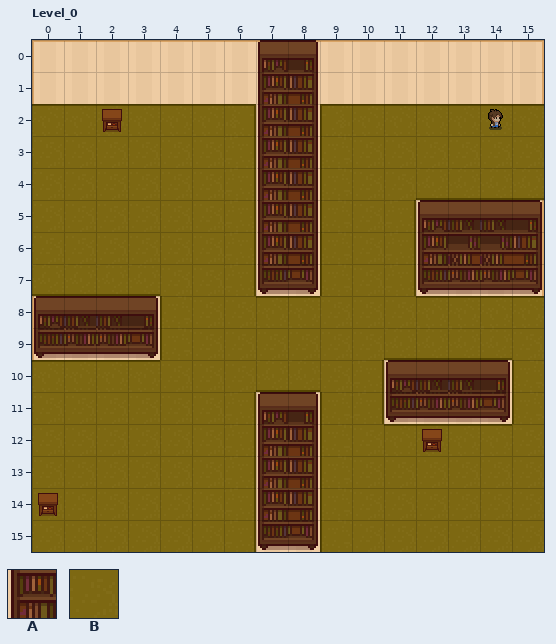
Level history. LDtk project: assets/basic_map.ldtk. The picture above is the old version.
Cells are 16x16 px. Shown: Level_0 x 0..15, y 0..15.
Key: from "Walls": A 1 "unwalkable", B 2 "walkable".
_ is an empty cell.
Layers that did not change in this view are not listed.
Layer "Walls" before, first column x 0:
 0 AAAAAAAAAAAAAAAA
 1 AAAAAAAAAAAAAAAA
 2 BBBBBBBAABBBBBBB
 3 BBBBBBBAABBBBBBB
 4 BBBBBBBAABBBBBBB
 5 BBBBBBBAABBBAAAA
 6 BBBBBBBAABBBAAAA
 7 BBBBBBBAABBBAAAA
 8 AAAABBBBBBBBBBBB
 9 AAAABBBBBBBBBBBB
10 BBBBBBBBBBBAAAAB
11 BBBBBBBAABBAAAAB
12 BBBBBBBAABBBBBBB
13 BBBBBBBAABBBBBBB
14 BBBBBBBAABBBBBBB
15 BBBBBBBAABBBBBBB
After:
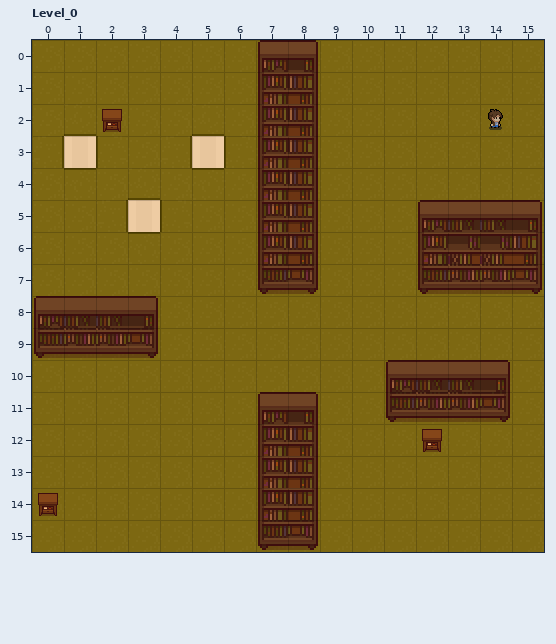
The edit:
Changed rows in their new state; . is an unchanged cell.
Layer "Walls":
first column x 0:
 0 BBBBBBBBBBBBBBBB
 1 BBBBBBBBBBBBBBBB
 2 .......BB.......
 3 .A...A.BB.......
 4 .......BB.......
 5 ...A...BB...B..B
 6 .......BB...B..B
 7 .......BB...BBBB
 8 B..B............
 9 BBBB............
10 ...........B..B.
11 .......BB..BBBB.
12 .......BB.......
13 .......BB.......
14 .......BB.......
15 .......BB.......
